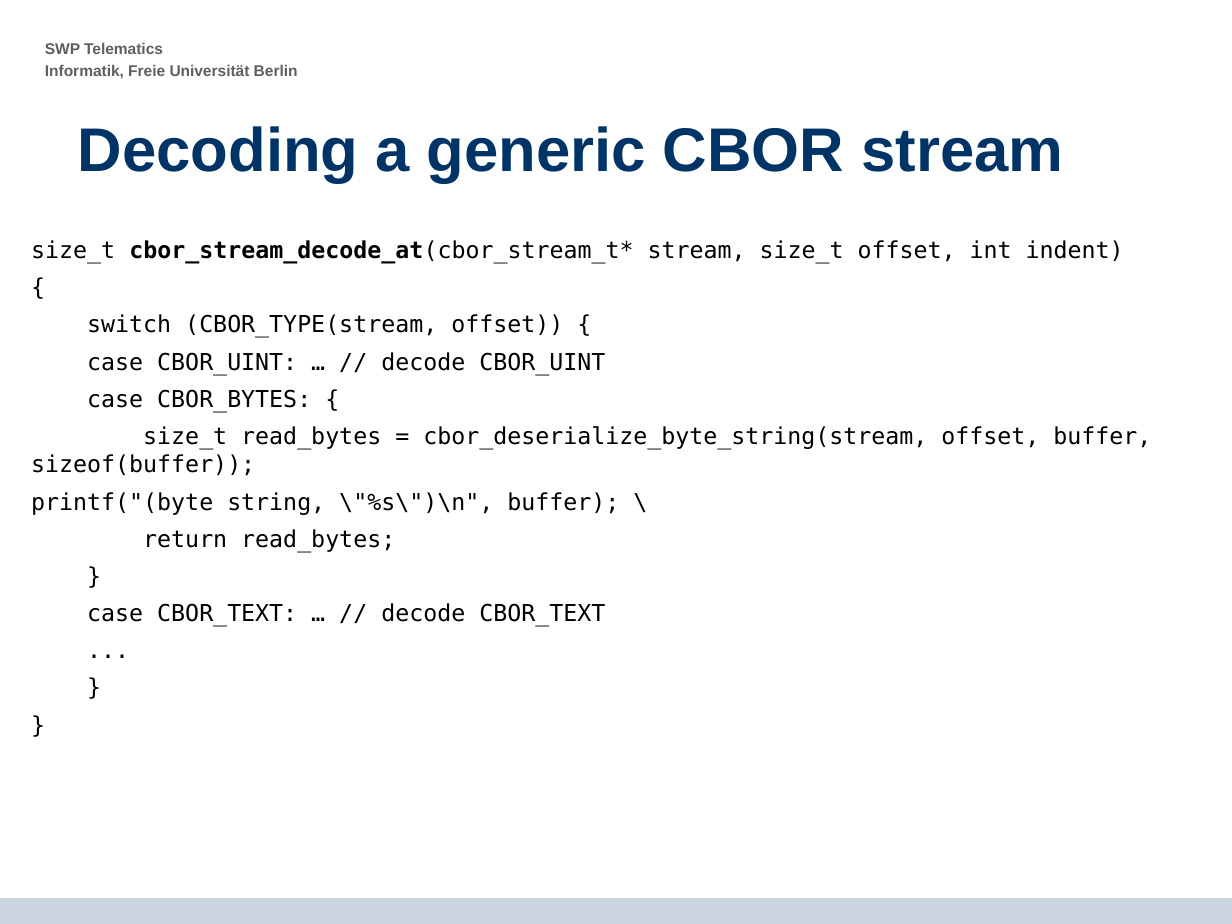
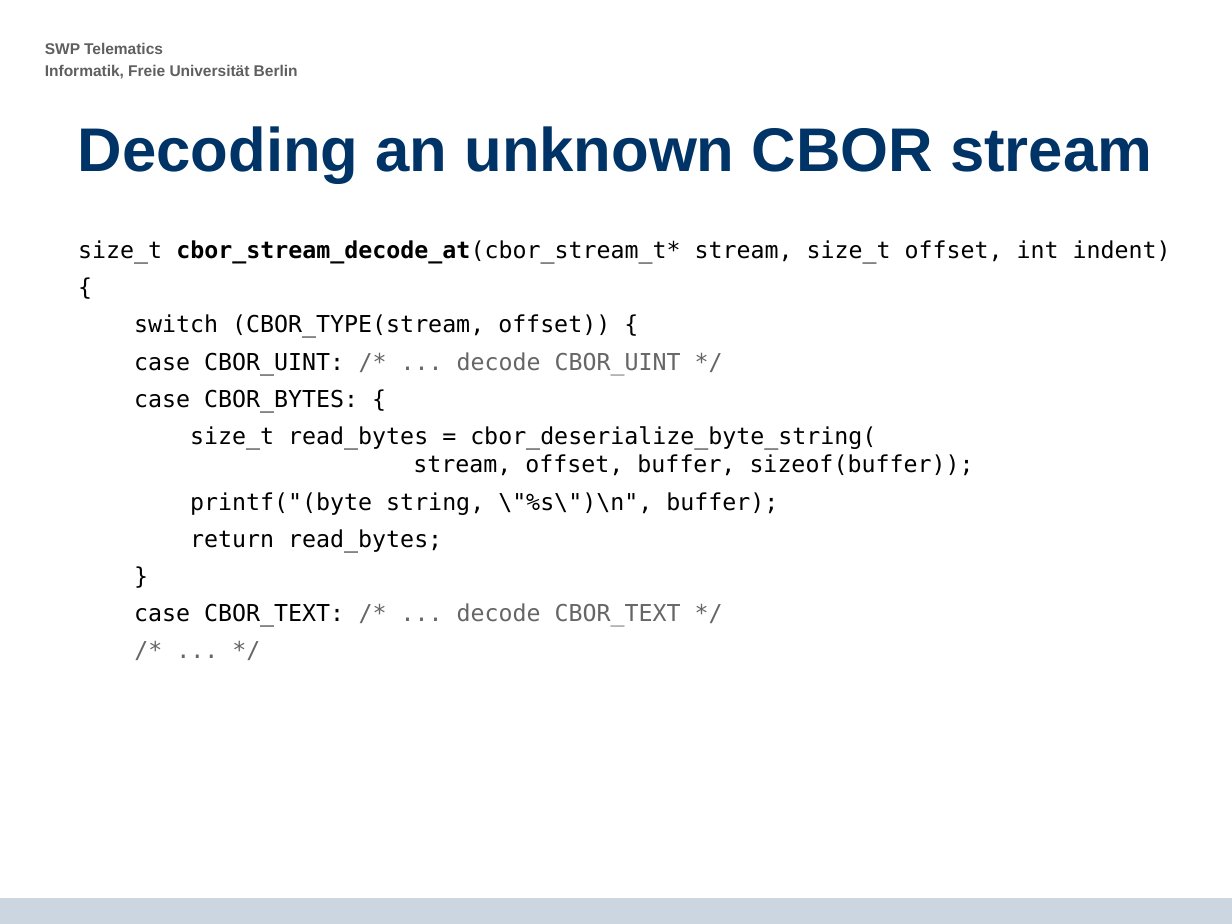
Before and after one commit to krf/cbor-for-riot, a slide deck: slide 33 of CBOR-Presentation_2014-07-15_final_presentation_v5.odp (slide 24 before the commit). Drawn at 1232x924 pixels with LibreOffice and Linux fonts; fonts in the diff are those of the drawing; background and template pictures are left out. Boxes give left, top, right and bottom in pixels: in the first picture for what was removed or moved away, otherwise in the second. Text is boxed around its words. In the diff, an @@ line names an element or a change of style, - is before the commit and + after.

Commit message:
Update presentation

```diff
--- a/CBOR-Presentation_2014-07-15_final_presentation_v5.odp
+++ b/CBOR-Presentation_2014-07-15_final_presentation_v5.odp
@@ title at [78, 126, 1152, 183]: text changed @@
-Decoding a generic CBOR stream
+Decoding an unknown CBOR stream
@@ text "size_t cbor_stream_decode_at(cbor_stream_t* stream, size_t o ...": place and size @@
-text "size_t cbor_stream_decode_at(cbor_stream_t* stream, size_t o ..." at [31, 240, 1151, 627]
+text "size_t cbor_stream_decode_at(cbor_stream_t* stream, size_t o ..." at [78, 240, 1171, 627]
@@ text at [134, 352, 681, 375]: text changed; text colour #000000 to #666666 @@
-case CBOR_UINT: … // decode CBOR_UINT
+case CBOR_UINT: /* ... decode CBOR_UINT */
@@ text at [190, 426, 974, 515]: text changed @@
-size_t read_bytes = cbor_deserialize_byte_string(stream, offset, buffer, sizeof(buffer));
-printf("(byte string, \"%s\")\n", buffer); \
+size_t read_bytes = cbor_deserialize_byte_string(
+stream, offset, buffer, sizeof(buffer));
+printf("(byte string, \"%s\")\n", buffer);
@@ text at [134, 603, 681, 627]: text changed; text colour #000000 to #666666 @@
-case CBOR_TEXT: … // decode CBOR_TEXT
-...
-}
-}
+case CBOR_TEXT: /* ... decode CBOR_TEXT */
+/* ... */
```
Also in this commit, not shown: 18 other slides changed, 3 slides added, 1 slide removed.
